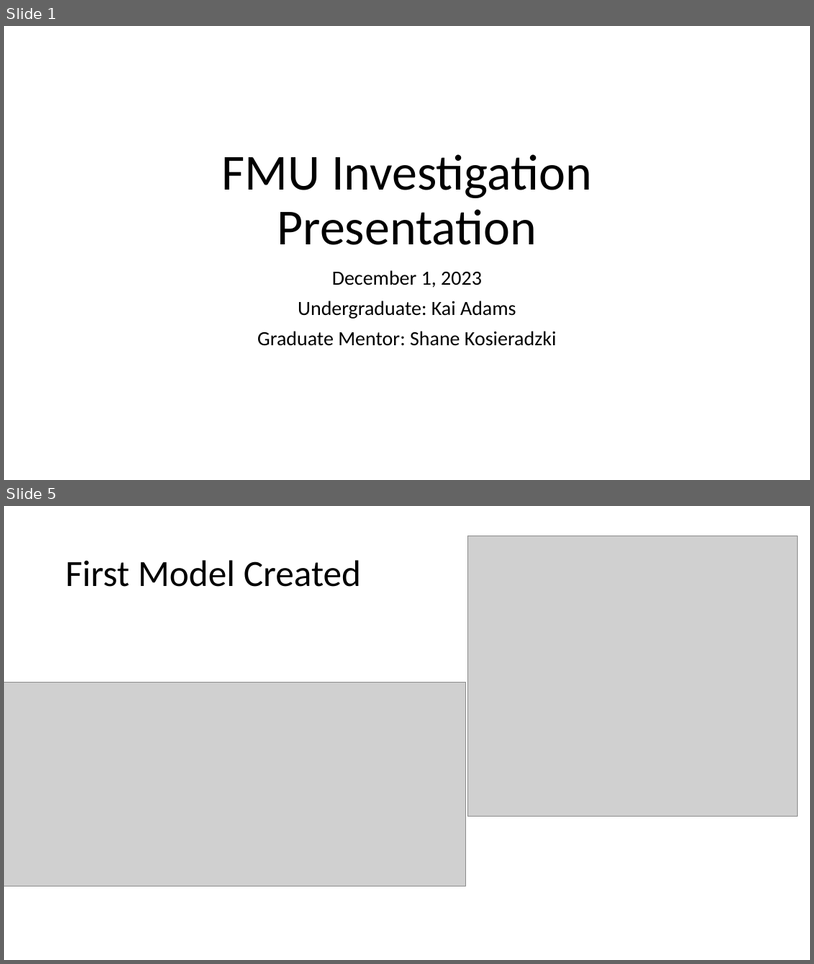
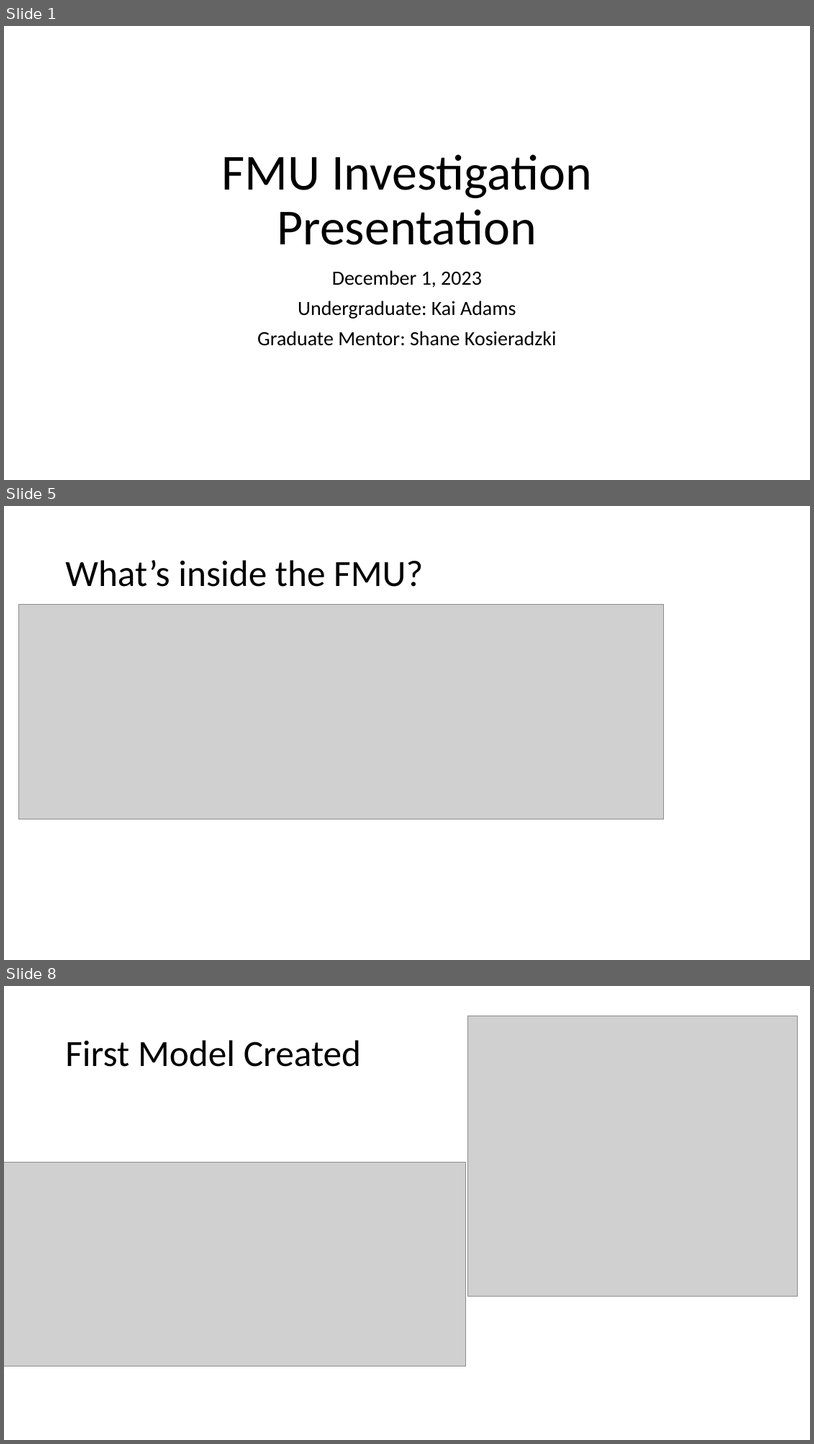
Before and after one commit to kaiGithub-ctrl/fmu-investigation, a slide deck: docs/research-presentation-12-01-23.pptx. Shown one above the other, each under a label of ours: slides 1 and 5 before the commit, slides 1, 5 and 8 after it; the slides between them are not shown. The pictures are 814x964 and 814x1444 pixels, drawn with LibreOffice and Linux fonts; fonts in the diff are those of the drawing; grey boxes stand for pictures. Boxes give left, top, right and bottom in pixels: in the first picture for what was removed or moved away, otherwise in the second. Text is boxed around its words. In the diff, an @@ line names an element or a change of style, - is before the commit and + after.

```diff
--- a/docs/research-presentation-12-01-23.pptx
+++ b/docs/research-presentation-12-01-23.pptx
@@ slide 5 added at box(4, 506, 810, 960), background #FFFFFF @@
@@ title added at box(65, 560, 423, 587), 44 pt, text #000000 @@
+What’s inside the FMU?
@@ picture added at box(18, 604, 664, 818) @@
@@ what was slide 5 is now slide 8 @@
```
Also in this commit, not shown: 4 slides changed, 9 other slides added, 9 other files.
